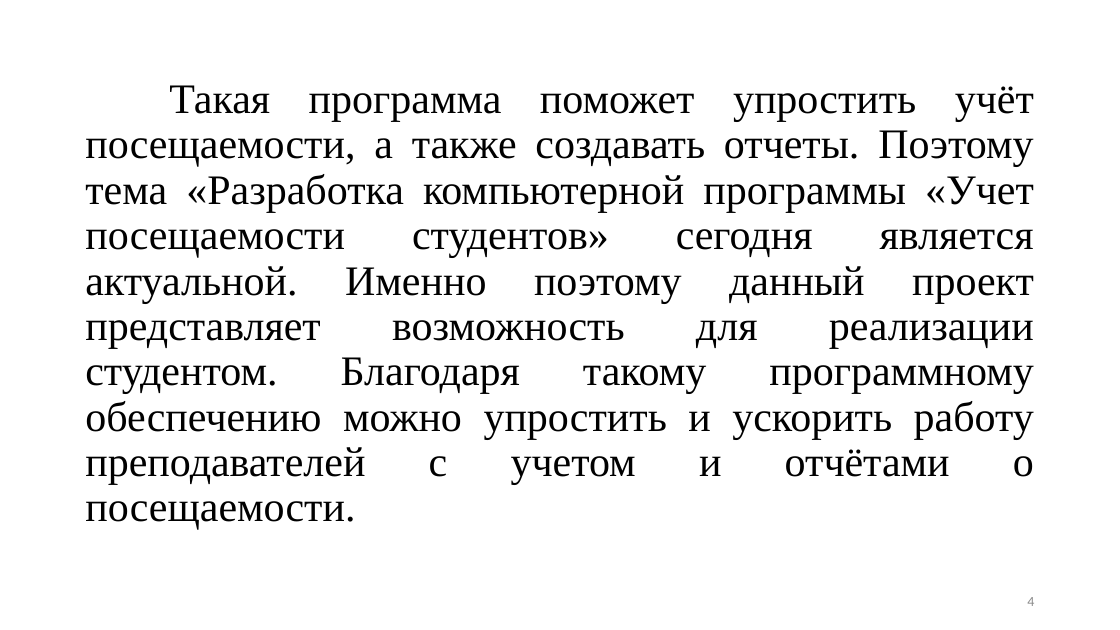
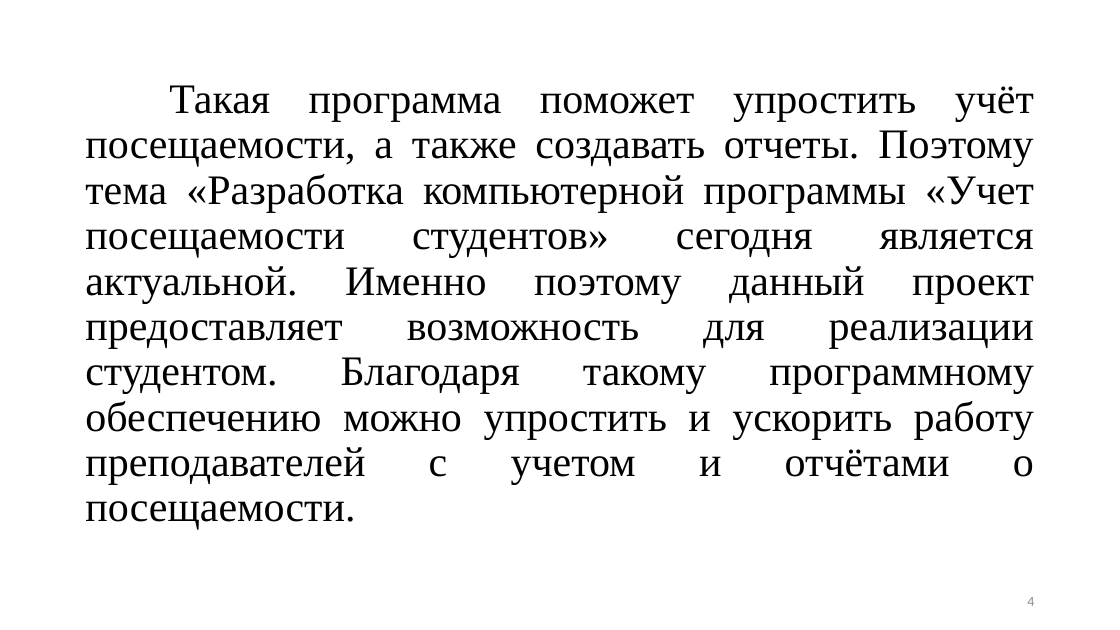
Before and after one commit to Heloput/Studentattendance, a slide deck: slide 4 of Презентация.pptx. Drawn at 1120x630 pixels with LibreOffice and Linux fonts; fonts in the diff are those of the drawing. Boxes give left, top, right and bottom in pixels: in the first picture for what was removed or moved away, otherwise in the second. Text is boxed around its words. In the diff, an @@ line names an element or a change of style, - is before the commit and + after.

```diff
--- a/Презентация.pptx
+++ b/Презентация.pptx
@@ text at (85,85,1034,530): text changed @@
-Такая программа поможет упростить учёт посещаемости, а также создавать отчеты. Поэтому тема «Разработка компьютерной программы «Учет посещаемости студентов» сегодня является актуальной. Именно поэтому данный проект представляет возможность для реализации студентом. Благодаря такому программному обеспечению можно упростить и ускорить работу преподавателей с учетом и отчётами о посещаемости.
+Такая программа поможет упростить учёт посещаемости, а также создавать отчеты. Поэтому тема «Разработка компьютерной программы «Учет посещаемости студентов» сегодня является актуальной. Именно поэтому данный проект предоставляет возможность для реализации студентом. Благодаря такому программному обеспечению можно упростить и ускорить работу преподавателей с учетом и отчётами о посещаемости.
```
Also in this commit, not shown: 1 other file.
